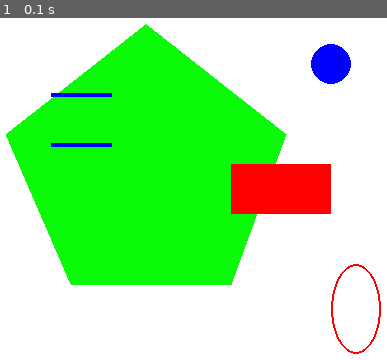
Above: before the commit, frame 1.
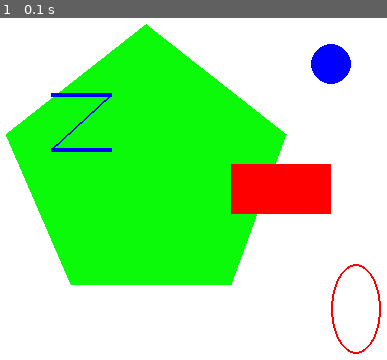
Above: after the commit, the same moment.

Repository: Dixonal45/unit10
Game: pygame game, started from daily_exercises.py
Same seed, same stepped clock (60 frames per second), same inputs: the game is played once before the commit and once after it.
Inputs:
- Up to frame 1 (0.1 s): no input

The runs differ from the first frame. In frame 1, 0.4% of the frame differs, in the area x 13-29%, y 23-40%.

Commit message:
worked on daily exercises

Diff:
--- a/daily_exercises.py
+++ b/daily_exercises.py
@@ -11,7 +11,8 @@
 pygame.draw.polygon(main_surface, (10, 250, 10), ((25, 120), (90, 270),  (250, 270), (305, 120), (165, 10)), 0)
 pygame.draw.rect(main_surface, (255, 0, 0), (250, 150, 100, 50), 0)
 pygame.draw.line(main_surface, (0, 0, 255), (70, 80), (130, 80), 4)
-pygame.draw.line(main_surface, (0, 0, 255), (70, 130), (130, 130), 4)
+pygame.draw.line(main_surface, (0, 0, 255), (70, 135), (130, 135), 4)
+pygame.draw.line(main_surface, (0, 0, 255), (70, 135), (130, 80), 2)
 pygame.draw.ellipse(main_surface, (255, 0, 0), (350, 250, 50, 90), 2)
 
 while True:
--- /dev/null
+++ b/recreate_pic.py
@@ -0,0 +1,50 @@
+import pygame, sys
+from pygame.locals import *
+import random
+
+pygame.init()
+
+main_surface = pygame.display.set_mode((450, 460), 0, 32)
+pygame.display.set_caption("Re-create Pygame Picture")
+main_surface.fill((16, 78, 129))
+
+
+def make_star():
+    x = random.randint(0, 450)
+    y = random.randint(0, 460)
+    pygame.draw.circle(main_surface, (250, 250, 250), (x, y), 3, 0)
+
+
+def make_rect(p):
+    pygame.draw.rect(main_surface, (0, 0, 0), p, 0)
+
+
+def make_window(e, f):
+    pygame.draw.rect(main_surface, (255, 215, 0), (e, f, 10, 10), 0)
+
+
+def main():
+    for z in range(25):
+        make_star()
+    pygame.draw.circle(main_surface, (180, 180, 180), (65, 90), 40, 0)
+    points = [(0, 300, 25, 180), (25, 220, 65, 300), (65, 320, 85, 190), (150, 270, 80, 300), (200, 200, 80, 300),
+              (280, 390, 60, 130), (325, 340, 60, 170), (375, 220, 65, 300), (420, 300, 30, 180)]
+    for p in points:
+        make_rect(p)
+
+    make_window(38, 280)
+    make_window(62, 300)
+    make_window(38, 405)
+    make_window(62, 405)
+    make_window(423, 330)
+    pygame.draw.ellipse(main_surface, (120, 120, 120), (100, 220, 250, 550), 26)
+
+
+main()
+
+while True:
+    pygame.display.update()
+    for event in pygame.event.get():
+        if event.type == QUIT:
+            pygame.quit()
+            sys.exit()
